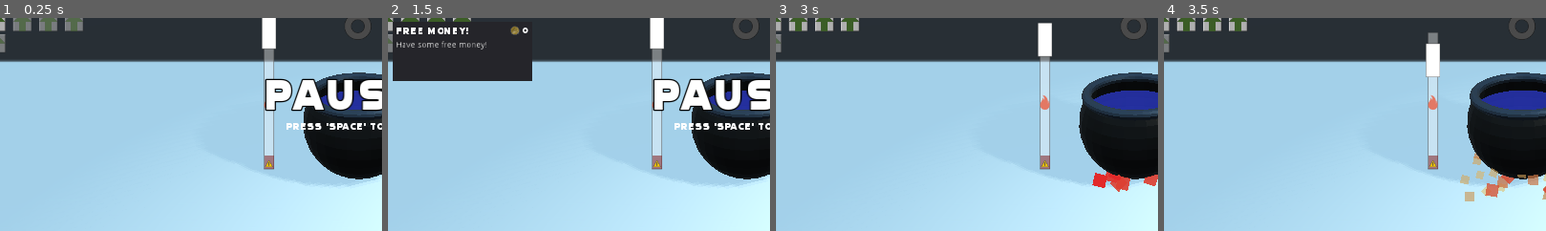
Above: before the commit, frames 1-4 (left to right).
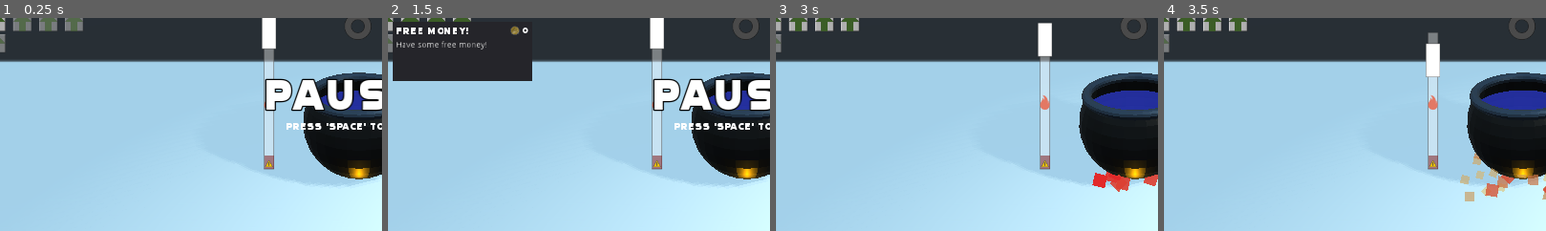
Above: after the commit, the same moments.

Repository: BlueOnionGames/LD49-TheAlchemyst
Game: Godot game, scene res://Game.tscn
The game is run twice, just before and just after one commit, with the same random seed, the same clock (stepped at 60 frames per second) and the same inputs.
Inputs (mouse positions are % of the whole screen's width and height, from its top left):
- Up to frame 1 (0.25 s): no input
- Up to frame 2 (1.5 s): click (2, 31) at 0.5 s; click (2, 31) at 1.27 s
- Up to frame 3 (3 s): click (2, 31) at 2.02 s; click "Pause" at 2.75 s
- Up to frame 4 (3.5 s): no input
The pictures show only the part of the screen within x 3-53%, y 30-80%; the shares and areas given below are measured in that part.

The runs differ from the first frame. In frame 1, 0.5% of the frame differs, in the area x 90-98%, y 66-76%; in frame 2, 0.5%; in frame 3, 0.5%; in frame 4, 0.5%.

Commit message:
Add a small light to the pot's fire

Diff:
--- a/Pot/Pot.gd
+++ b/Pot/Pot.gd
@@ -17,6 +17,7 @@
 onready var anim_spoon := find_node("AnimSpoon") as AnimationPlayer
 onready var anim_pot := find_node("AnimPot") as AnimationPlayer
 onready var pot_light := find_node("PotLight") as OmniLight
+onready var fire_light := find_node("FireLight") as OmniLight
 onready var liquid := find_node("Liquid") as CSGMesh
 onready var liquid_particles := find_node("LiquidParticles") as CPUParticles
 onready var fire_particles := find_node("FireParticles") as CPUParticles
@@ -85,6 +86,7 @@
 	if fire_particles == null: return
 	emit_fire = fire
 	fire_particles.emitting = emit_fire
+	fire_light.visible = emit_fire
 
 
 func set_bubble_color(color: Color) -> void:
--- a/Pot/Pot.tscn
+++ b/Pot/Pot.tscn
@@ -350,3 +350,10 @@
 scale_amount_random = 1.0
 scale_amount_curve = SubResource( 7 )
 color_ramp = SubResource( 12 )
+
+[node name="FireLight" type="OmniLight" parent="." index="6"]
+transform = Transform( 1, 0, 0, 0, 1, 0, 0, 0, 1, 0, -0.339319, 0.378833 )
+light_color = Color( 1, 0.678431, 0, 1 )
+light_specular = 2.0
+omni_range = 0.915889
+omni_attenuation = 0.5
